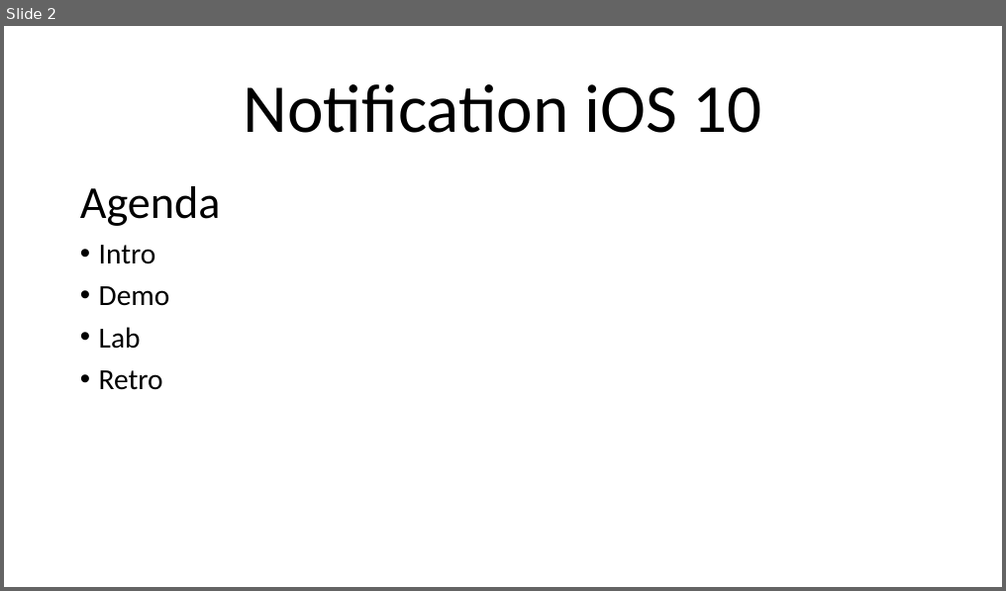
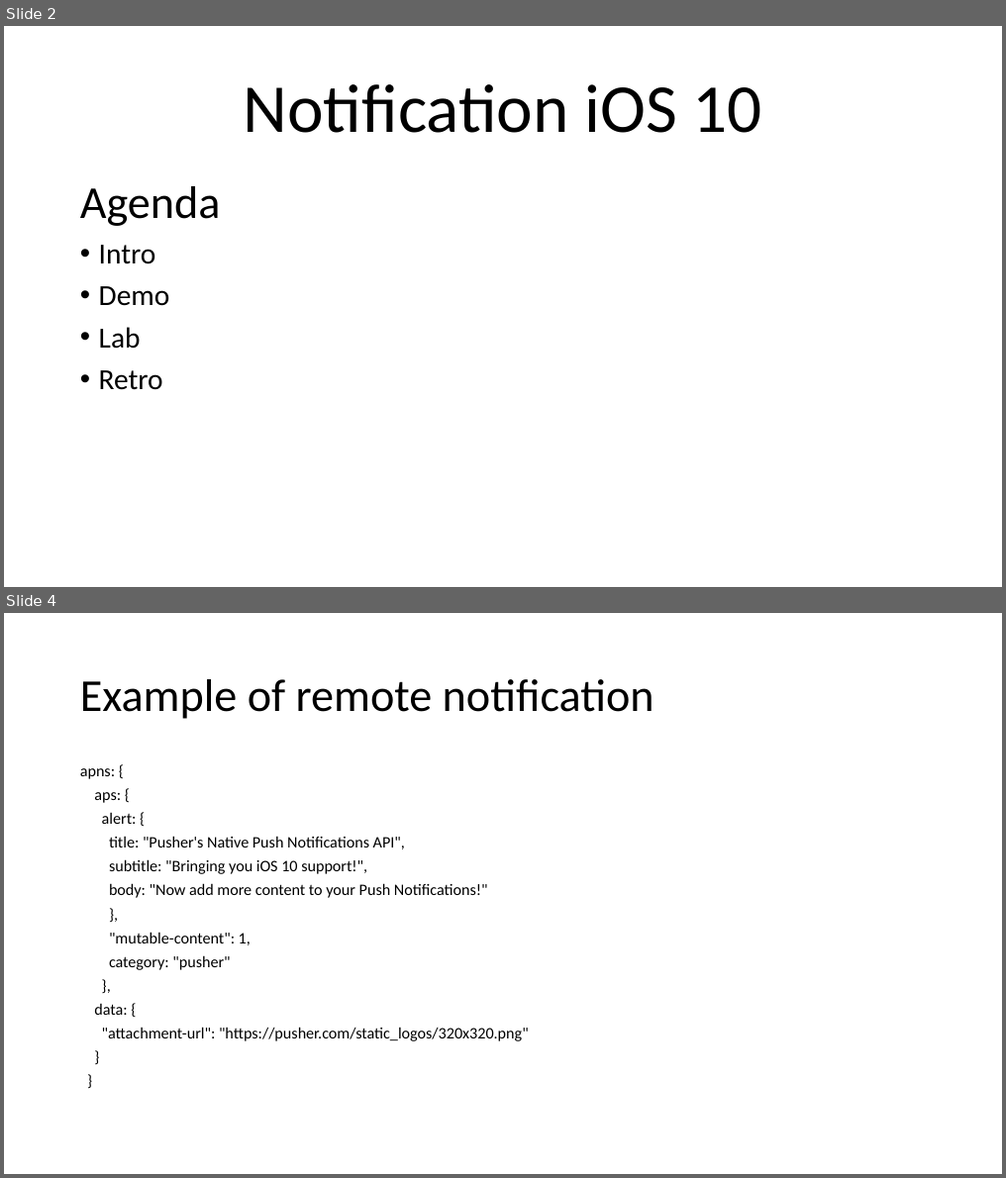
Before and after one commit to jayway/RichNotification, a slide deck: Notification iOS 10.pptx. Shown one above the other, each under a label of ours: slide 2 before the commit, slides 2 and 4 after it; the slides between them are not shown. The pictures are 1006x591 and 1006x1178 pixels, drawn with LibreOffice and Linux fonts; fonts in the diff are those of the drawing. Boxes give left, top, right and bottom in pixels: in the first picture for what was removed or moved away, otherwise in the second. Text is boxed around its words. In the diff, an @@ line names an element or a change of style, - is before the commit and + after.

```diff
--- a/Notification iOS 10.pptx
+++ b/Notification iOS 10.pptx
@@ slide 4 added at [4,613,1002,1174], background #FFFFFF @@
@@ title added at [80,679,654,719], 44 pt, text #000000 @@
+Example of remote notification
@@ text added at [80,768,529,1042], 15.4 pt, text #000000 @@
+apns: {
+aps: {
+alert: {
+title: "Pusher's Native Push Notifications API",
+subtitle: "Bringing you iOS 10 support!",
+body: "Now add more content to your Push Notifications!"
+},
+"mutable-content": 1,
+category: "pusher"
+},
+data: {
+"attachment-url": "https://pusher.com/static_logos/320x320.png"
+}
+}
```
Also in this commit, not shown: 2 slides changed.
